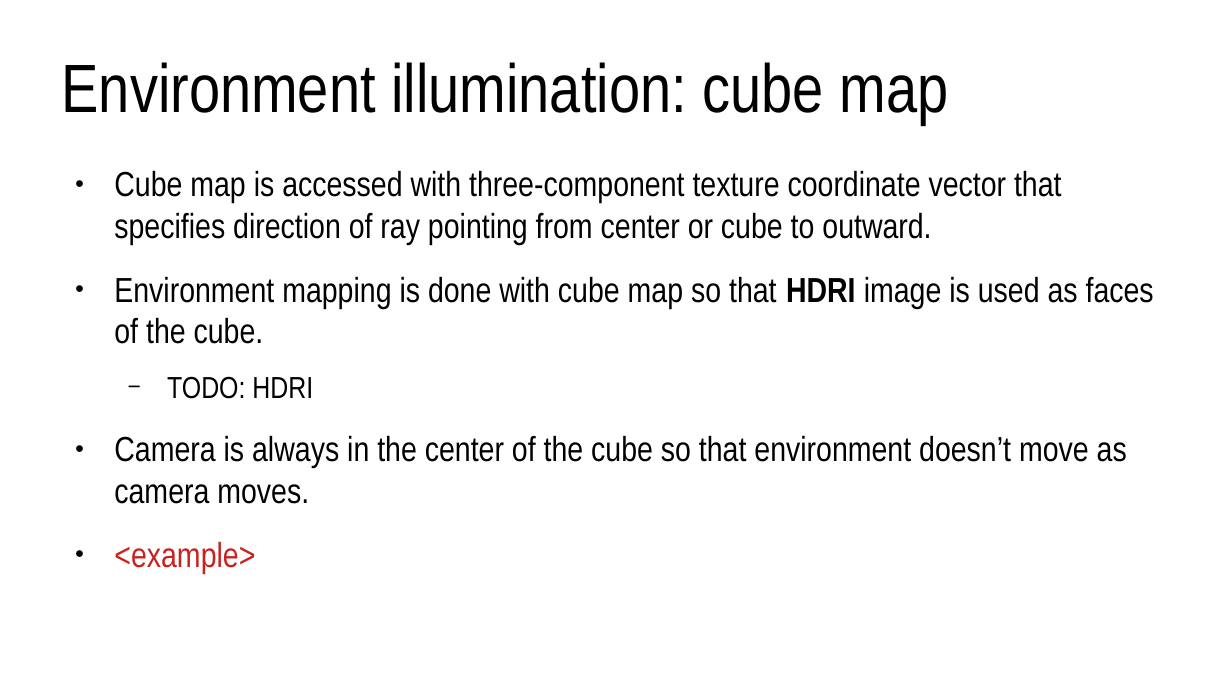
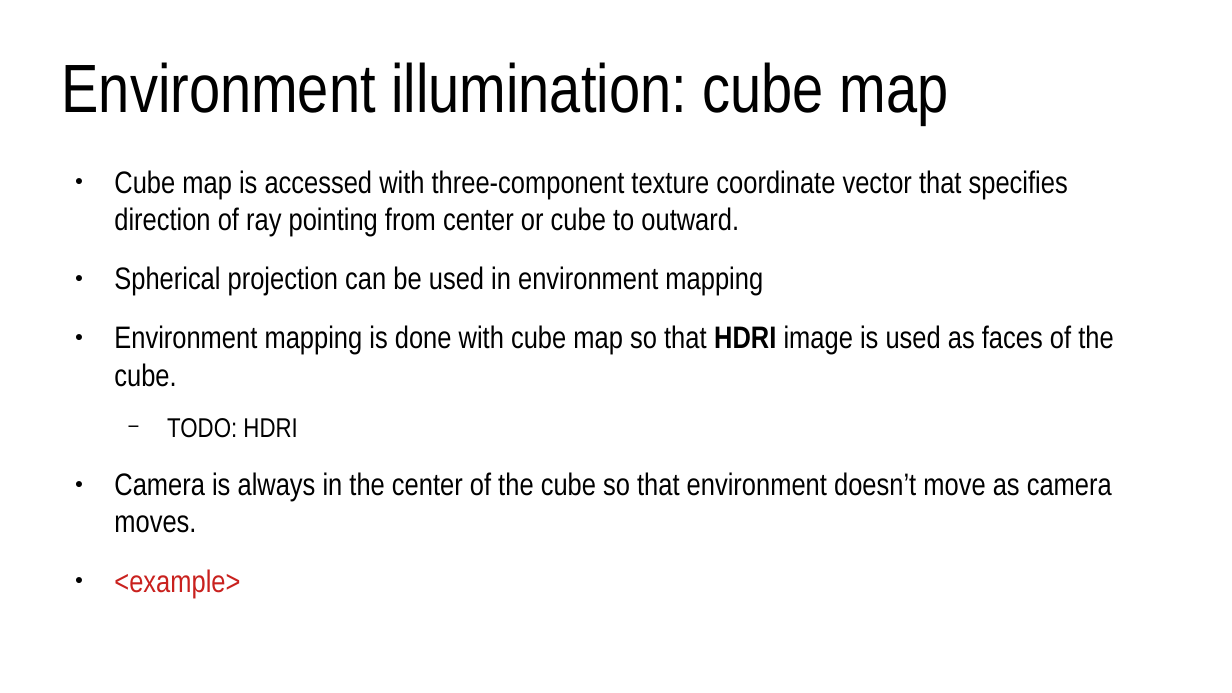
Before and after one commit to lorentzo/IntroductionToComputerGraphics, a slide deck: slide 5 of lectures/6_more_3D_scene/more_on_light_shadow.odp. Drawn at 1232x693 pixels with LibreOffice and Linux fonts; fonts in the diff are those of the drawing. Boxes give left, top, right and bottom in pixels: in the first picture for what was removed or moved away, otherwise in the second. Text is boxed around its words. In the diff, an @@ line names an element or a change of style, - is before the commit and + after.

Commit message:
texture, refactoring

```diff
--- a/lectures/6_more_3D_scene/more_on_light_shadow.odp
+++ b/lectures/6_more_3D_scene/more_on_light_shadow.odp
@@ text at box(114, 170, 1113, 533): size 22.4 to 20 pt in "Cube map is accessed with three-component texture ...", "Environment mapping is done with cube map ...", "Camera is always in the center of ...", "<example>"; size 19.6 to 17.5 pt in "TODO: HDRI" @@
@@ text at box(114, 266, 763, 295): paragraph added @@
+● Spherical projection can be used in environment mapping
```
Also in this commit, not shown: 6 other files.
